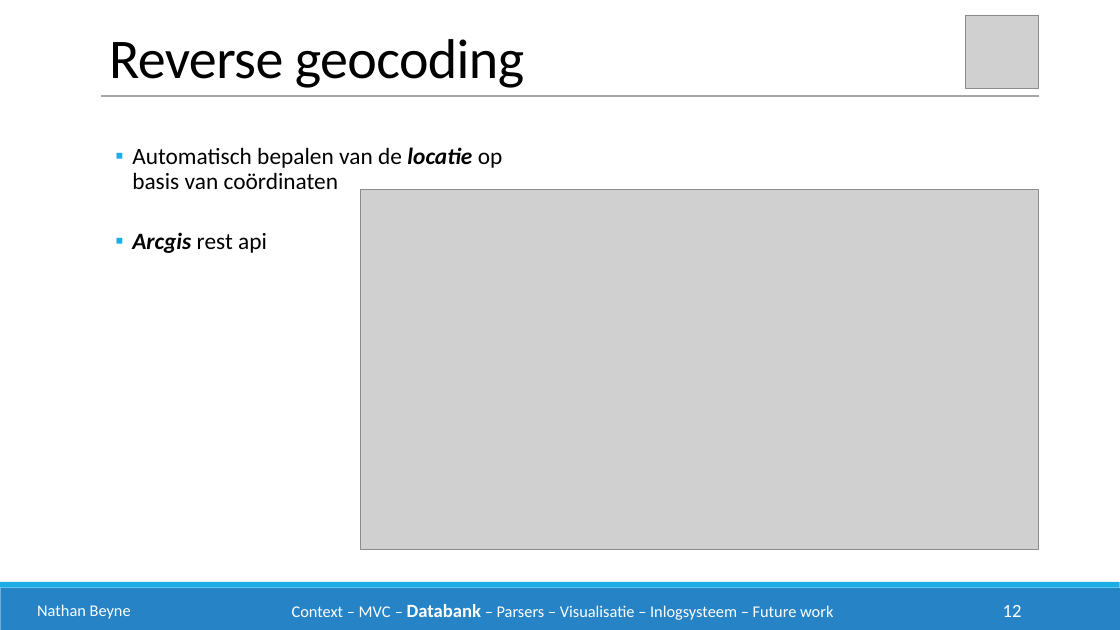
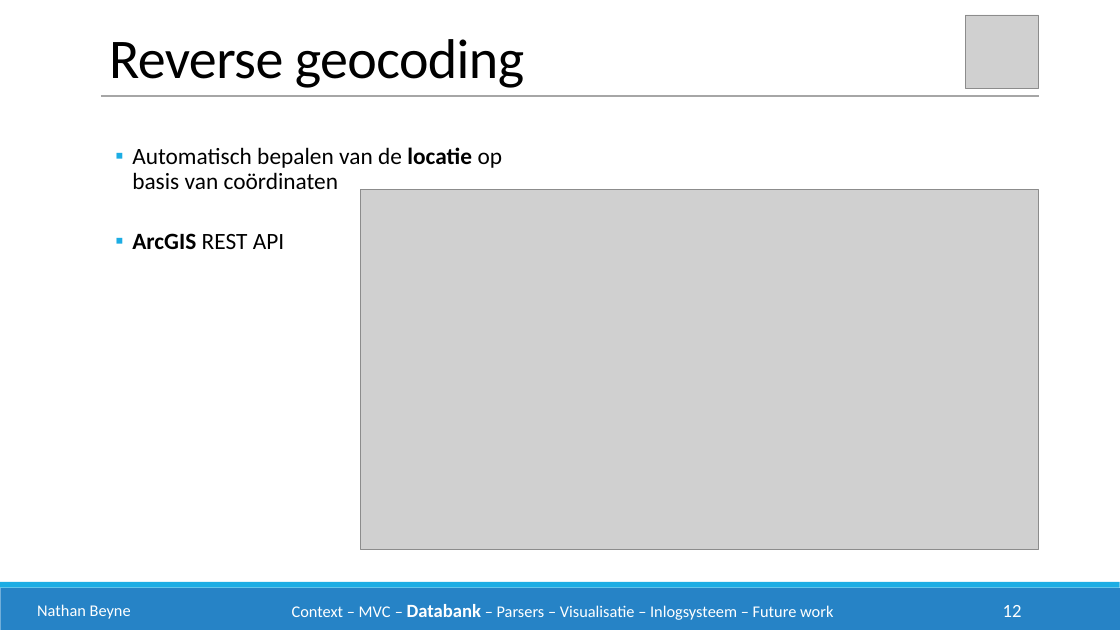
Before and after one commit to philipkukoba/Bachelors-Dissertation-DroneWebApp, a slide deck: slide 12 of documenten/eindpresentatie/drone1.pptx. Drawn at 1120x630 pixels with LibreOffice and Linux fonts; fonts in the diff are those of the drawing; grey boxes stand for pictures. Boxes give left, top, right and bottom in pixels: in the first picture for what was removed or moved away, otherwise in the second. Text is boxed around its words. In the diff, an @@ line names an element or a change of style, - is before the commit and + after.

```diff
--- a/documenten/eindpresentatie/drone1.pptx
+++ b/documenten/eindpresentatie/drone1.pptx
@@ text at box(132, 147, 503, 189): italic off in "locatie" @@
@@ text at box(132, 233, 284, 249): text changed @@
-  ▪ Arcgis rest api
+  ▪ ArcGIS REST API
```
Also in this commit, not shown: 8 other slides changed.
